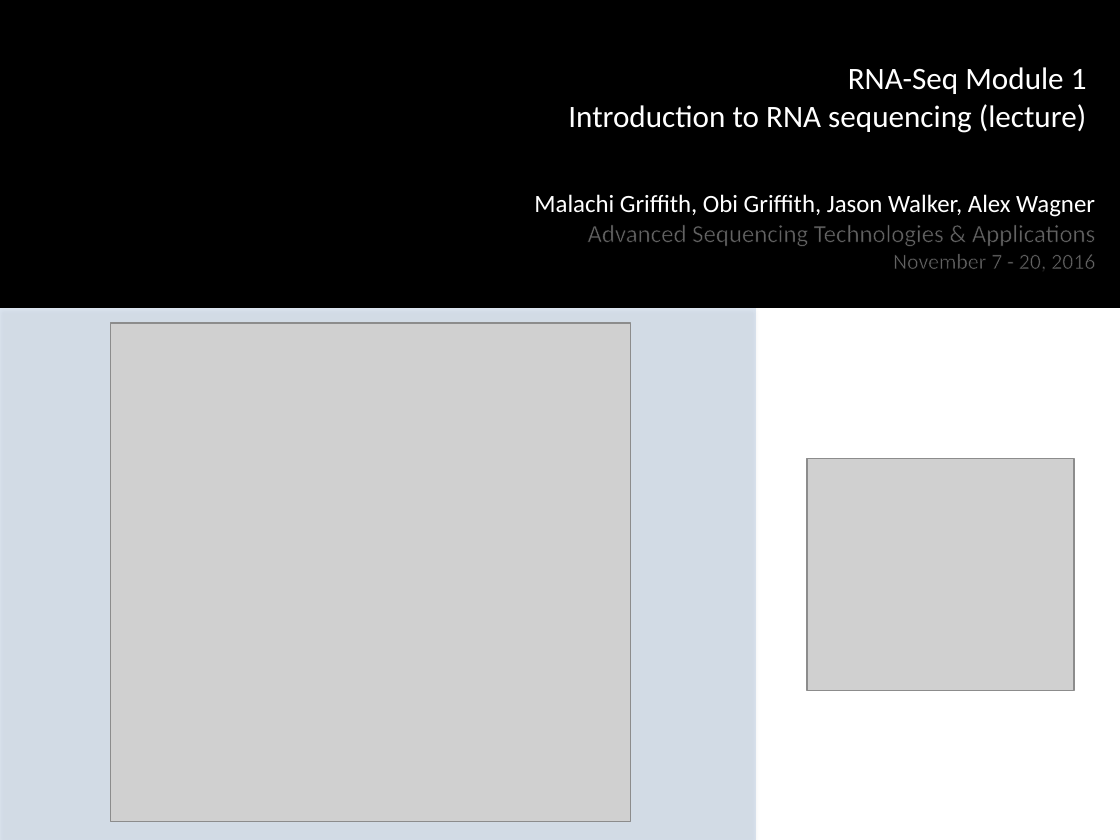
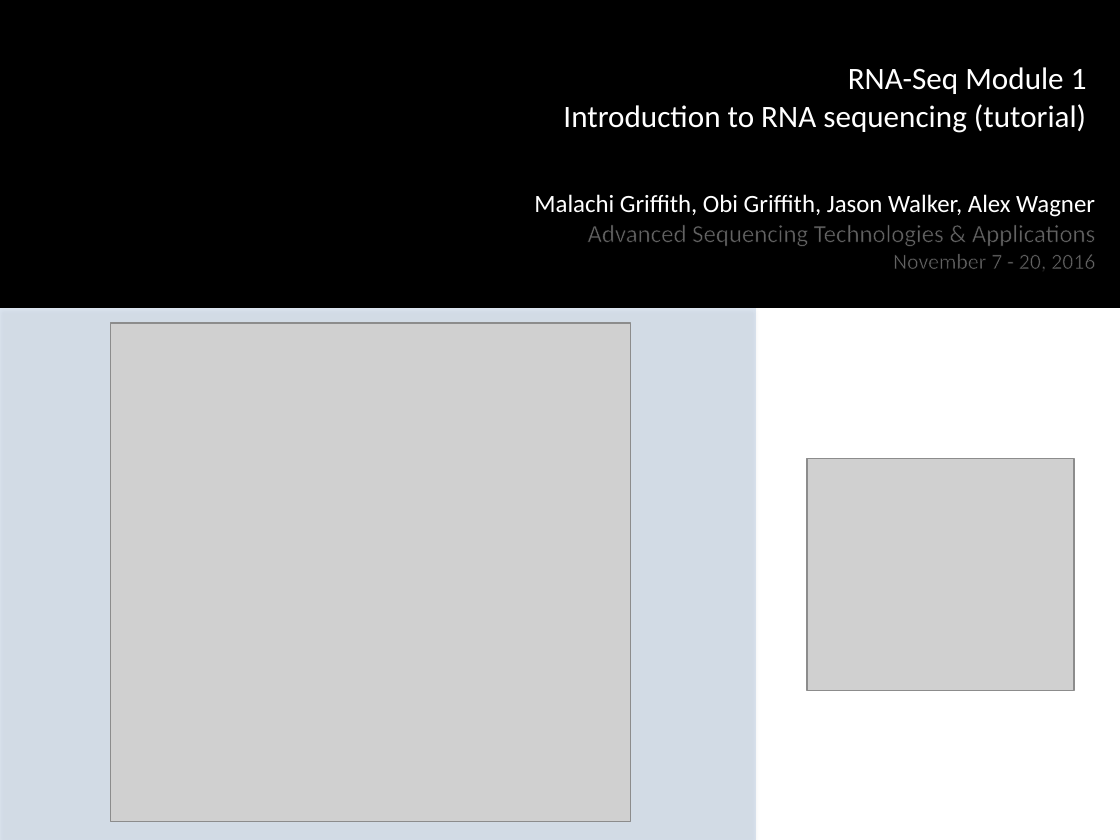
Before and after one commit to griffithlab/rnaseq_tutorial_wiki, a slide deck: slide 2 of LectureFiles/cshl/2016/RNASeq_Module1_Tutorial.pptx. Drawn at 1120x840 pixels with LibreOffice and Linux fonts; fonts in the diff are those of the drawing; grey boxes stand for pictures; background and template pictures are left out. Boxes give left, top, right and bottom in pixels: in the first picture for what was removed or moved away, otherwise in the second. Text is boxed around its words. In the diff, an @@ line names an element or a change of style, - is before the commit and + after.

```diff
--- a/LectureFiles/cshl/2016/RNASeq_Module1_Tutorial.pptx
+++ b/LectureFiles/cshl/2016/RNASeq_Module1_Tutorial.pptx
@@ text at (563, 67, 1087, 133): text changed @@
-RNA-Seq Module 1
-Introduction to RNA sequencing (lecture)
+RNA-Seq Module 1
+Introduction to RNA sequencing (tutorial)
```
Also in this commit, not shown: 5 other files.
